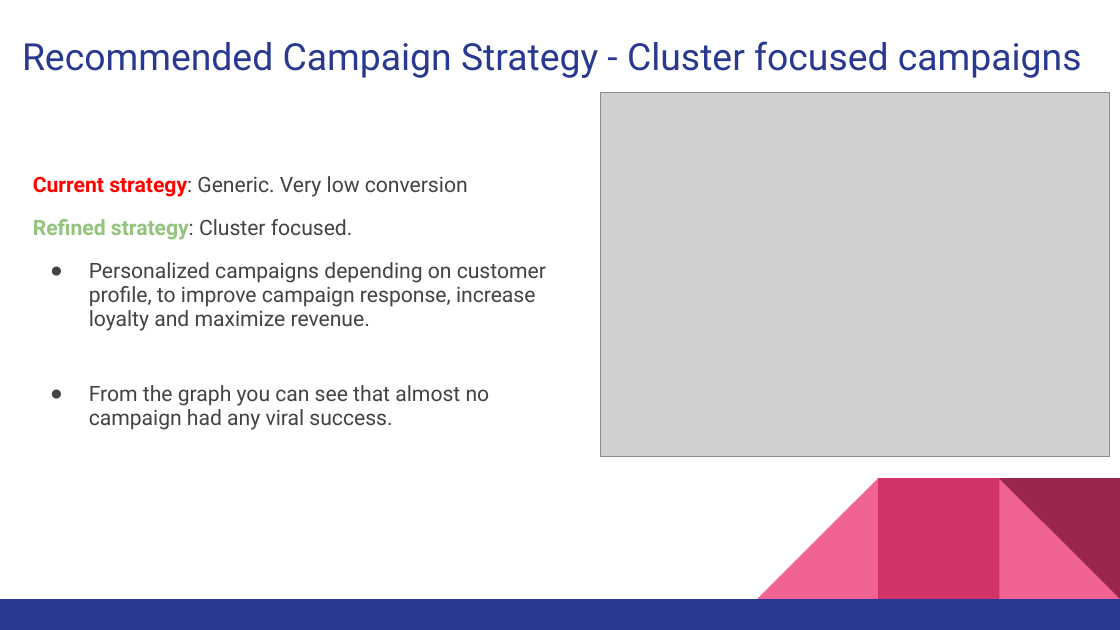
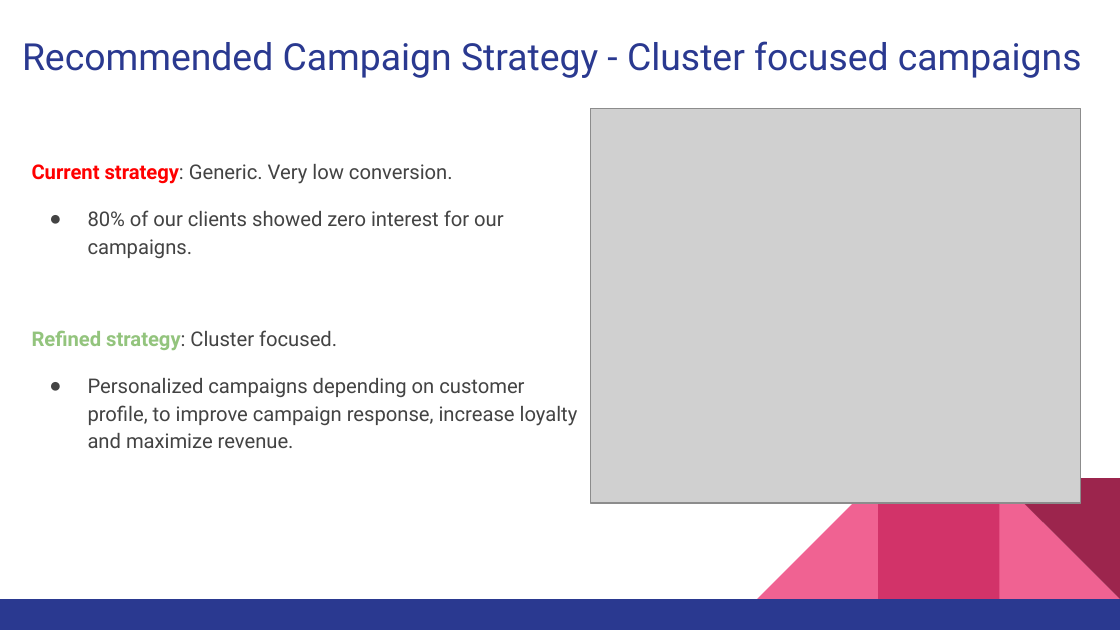
Before and after one commit to mariakopsacheili/Machine-Learning-Second-Project-Clustering, a slide deck: slide 11 of 5 .Presentation/Presentation.pptx (slide 10 before the commit). Drawn at 1120x630 pixels with LibreOffice and Linux fonts; fonts in the diff are those of the drawing; grey boxes stand for pictures. Boxes give left, top, right and bottom in pixels: in the first picture for what was removed or moved away, otherwise in the second. Text is boxed around its words. In the diff, an @@ line names an element or a change of style, - is before the commit and + after.

```diff
--- a/5 .Presentation/Presentation.pptx
+++ b/5 .Presentation/Presentation.pptx
@@ picture: place and size @@
-picture at <box>600,93,1109,457</box>
+picture at <box>590,109,1081,503</box>
@@ text "Current strategy: Generic. Very low ...": place and size @@
-text "Current strategy: Generic. Very low ..." at <box>33,176,546,430</box>
+text "Current strategy: Generic. Very low ..." at <box>32,164,578,448</box>
@@ text at <box>32,164,503,258</box>: text changed; size 13.6 to 13 pt @@
-Current strategy: Generic. Very low conversion
+Current strategy: Generic. Very low conversion.
+● 80% of our clients showed zero interest for our campaigns.
@@ text at <box>32,330,578,448</box>: size 13.6 to 13 pt in "Refined strategy: Cluster focused.", "Personalized campaigns depending on customer profile, to ..."; line spacing 0.95 to 1.15 @@
@@ text at <box>89,385,490,430</box>: paragraph removed @@
-● From the graph you can see that almost no campaign had any viral success.
```
Also in this commit, not shown: 8 other slides changed, 1 slide added, 3 other files.
